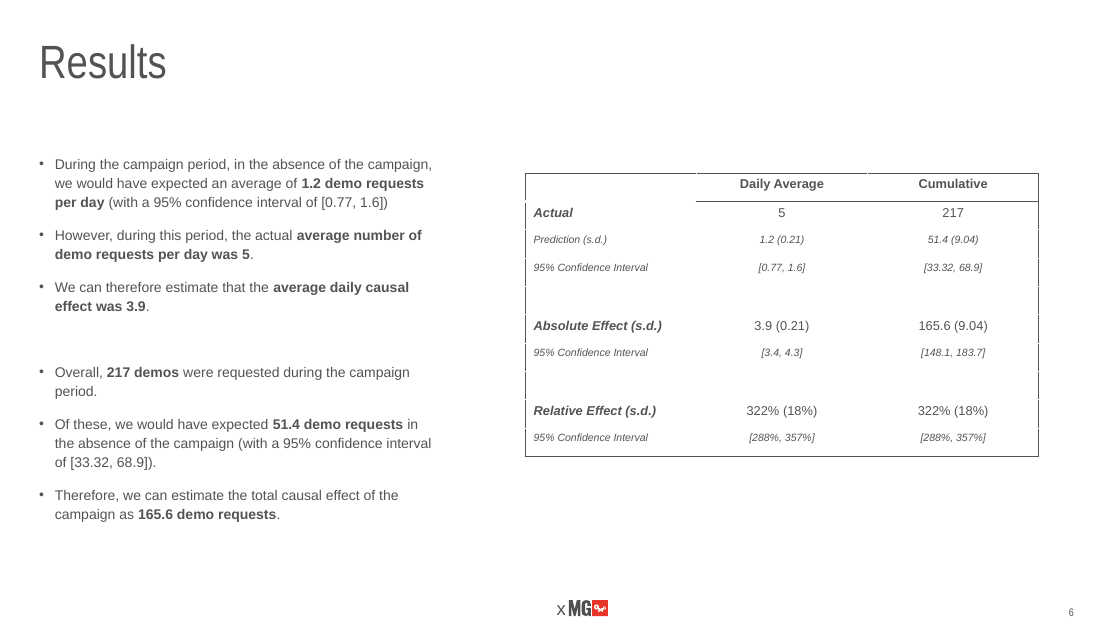
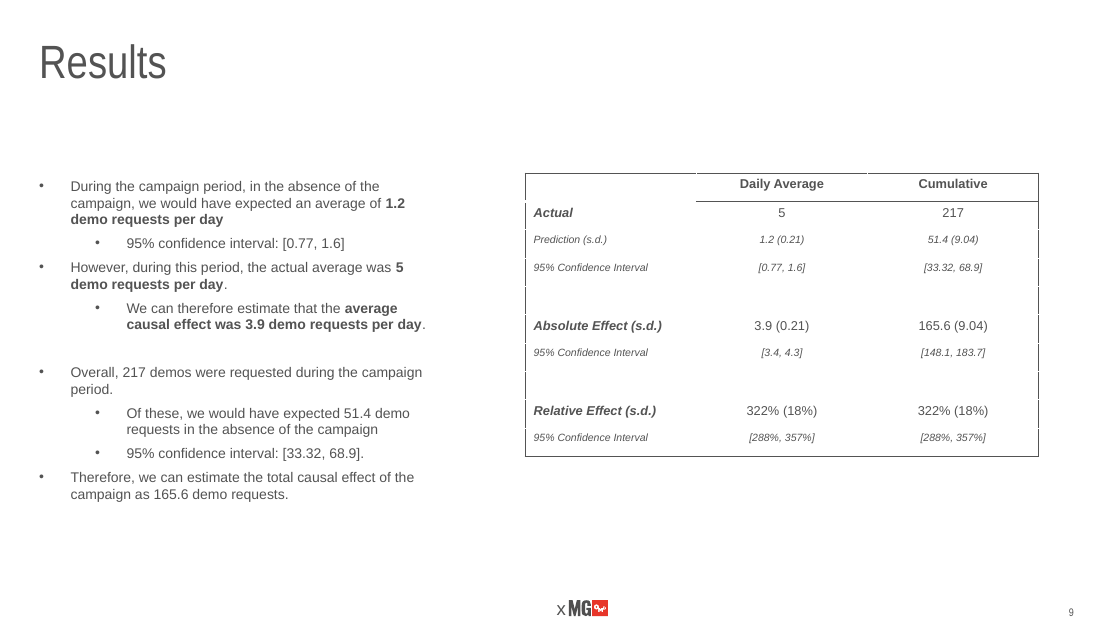
Before and after one commit to alphabetac/Causal-Impact-Analysis, a slide deck: slide 9 of 06.Results/Trustpilot Q4 2022 Campaign Causal Impact Analysis.pptx (slide 6 before the commit). Drawn at 1120x630 pixels with LibreOffice and Linux fonts; fonts in the diff are those of the drawing; background and template pictures are left out. Boxes give left, top, right and bottom in pixels: in the first picture for what was removed or moved away, otherwise in the second. Text is boxed around its words. In the diff, an @@ line names an element or a change of style, - is before the commit and + after.

```diff
--- a/06.Results/Trustpilot Q4 2022 Campaign Causal Impact Analysis.pptx
+++ b/06.Results/Trustpilot Q4 2022 Campaign Causal Impact Analysis.pptx
@@ text "During the campaign period, in ..." moved from (x1=55, y1=159, x2=432, y2=522) to (x1=71, y1=181, x2=427, y2=502) @@
@@ text at (x1=71, y1=181, x2=427, y2=332): text changed @@
-• During the campaign period, in the absence of the campaign, we would have expected an average of 1.2 demo requests per day (with a 95% confidence interval of [0.77, 1.6])
-• However, during this period, the actual average number of demo requests per day was 5.
-• We can therefore estimate that the average daily causal effect was 3.9.
+• During the campaign period, in the absence of the campaign, we would have expected an average of 1.2 demo requests per day
+  • 95% confidence interval: [0.77, 1.6]
+• However, during this period, the actual average was 5 demo requests per day.
+  • We can therefore estimate that the average causal effect was 3.9 demo requests per day.
@@ text at (x1=71, y1=367, x2=423, y2=502): bold off in "217 demos", "165.6 demo requests."; indent changed; line spacing 1.13 to 1; less space between paragraphs @@
@@ text at (x1=127, y1=408, x2=410, y2=461): text changed @@
-• Of these, we would have expected 51.4 demo requests in the absence of the campaign (with a 95% confidence interval of [33.32, 68.9]).
+  • Of these, we would have expected 51.4 demo requests in the absence of the campaign
+  • 95% confidence interval: [33.32, 68.9].
```
Also in this commit, not shown: 2 other slides changed, 5 slides added, 1 slide removed.
